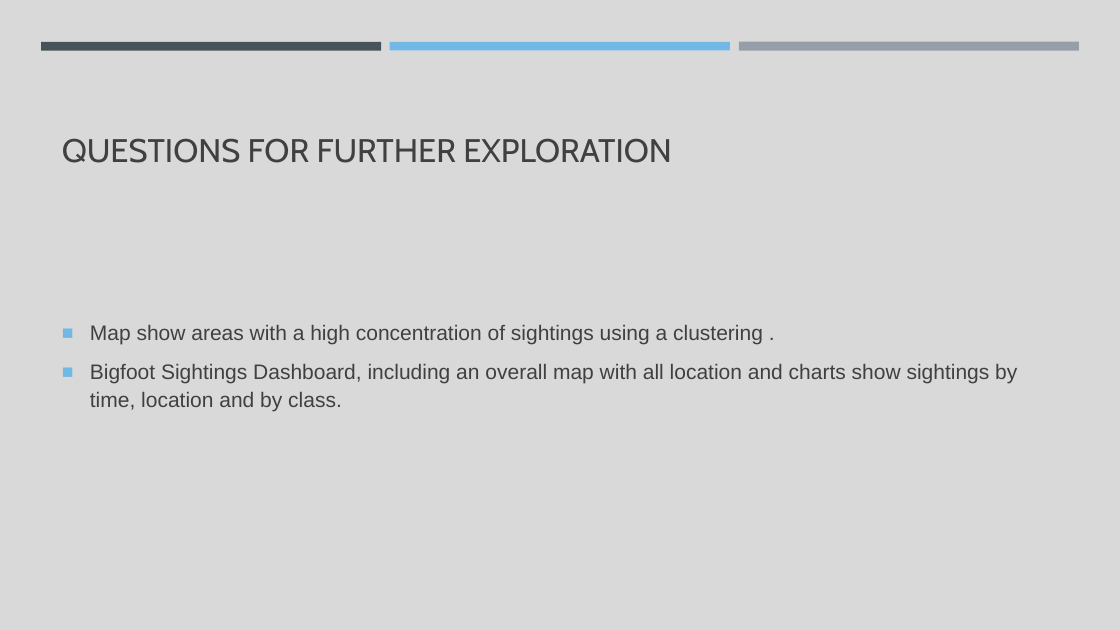
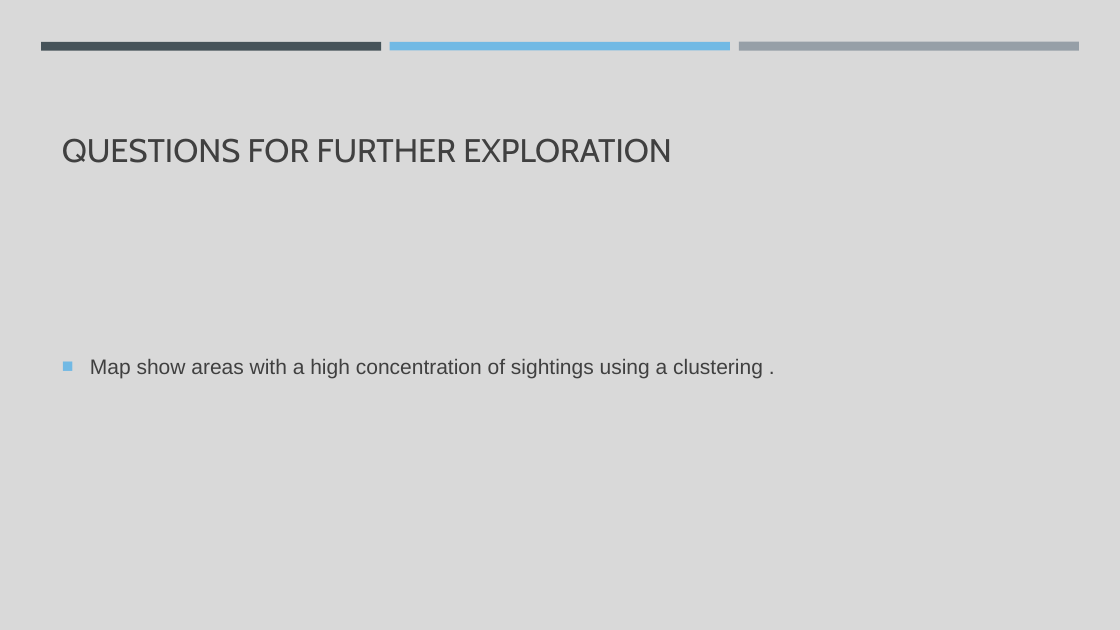
Before and after one commit to CBPher24/Where_has_bigfoot_been, a slide deck: slide 22 of Team 3.pptx (slide 19 before the commit). Drawn at 1120x630 pixels with LibreOffice and Linux fonts; fonts in the diff are those of the drawing. Boxes give left, top, right and bottom in pixels: in the first picture for what was removed or moved away, otherwise in the second. Text is boxed around its words. In the diff, an @@ line names an element or a change of style, - is before the commit and + after.

```diff
--- a/Team 3.pptx
+++ b/Team 3.pptx
@@ text at box(90, 364, 1017, 412): paragraph removed @@
-■ Bigfoot Sightings Dashboard, including an overall map with all location and charts show sightings by time, location and by class.
```
Also in this commit, not shown: 9 other slides changed, 3 slides added, 15 other files.
